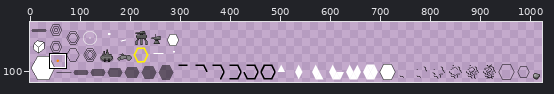
One commit to this sprite sheet: core/assets/main.png. The picture above shows the old version from afar; the outline marks the close-up.
Close-up. First the earlier version:
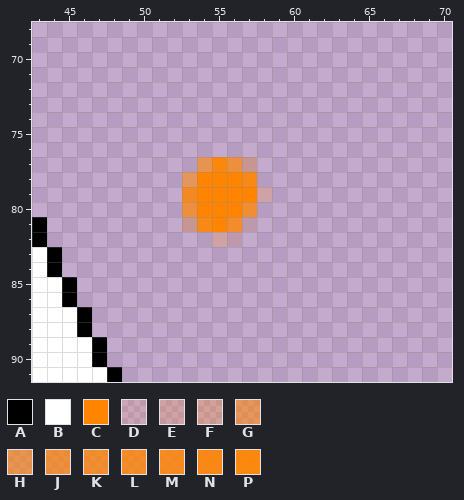
The file is 1024x128 pixels. Pixels under 10% opacity are left out. Colours within 5 levels of each other are drawn and written as one. Shown: x 43..70, y 68..91. The wide view leaves out empty margins.
Palette (. is transparent): A #000000  B #ffffff  C #ff8500  D #ff85001c  E #ff85002f  F #ff850040  G #ff85008c  H #ff850099  J #ff8500b3  K #ff8500c1  L #ff8500c9  M #ff8500d4  N #ff8500e2  P #ff8500ec
And afterwards:
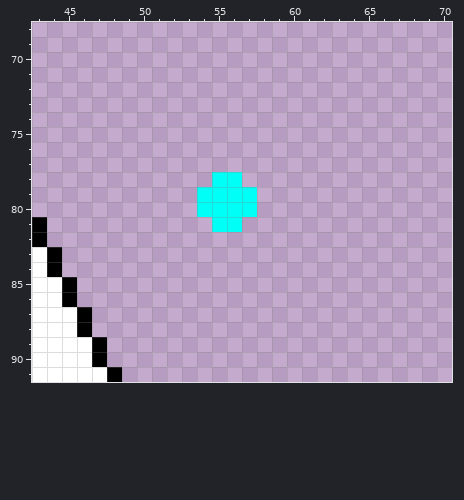
Changes in this commit:
{"colour":"C","old":"#ff8500","new":"#00fff7"}
{"y":77,"x":54,"old":"HPJF","new":"...."}
{"y":78,"x":53,"old":"GC","new":".."}
{"y":78,"x":57,"old":"N","new":"."}
{"y":79,"x":53,"old":"M","new":"."}
{"y":79,"x":58,"old":"E","new":"."}
{"y":80,"x":53,"old":"J","new":"."}
{"y":80,"x":57,"old":"K","new":"C"}
{"y":81,"x":53,"old":"FN","new":".."}
{"y":81,"x":56,"old":"LD","new":"C."}
{"y":82,"x":55,"old":"ED","new":".."}
{"label":"changed","picture_box":[182,157,272,247]}
